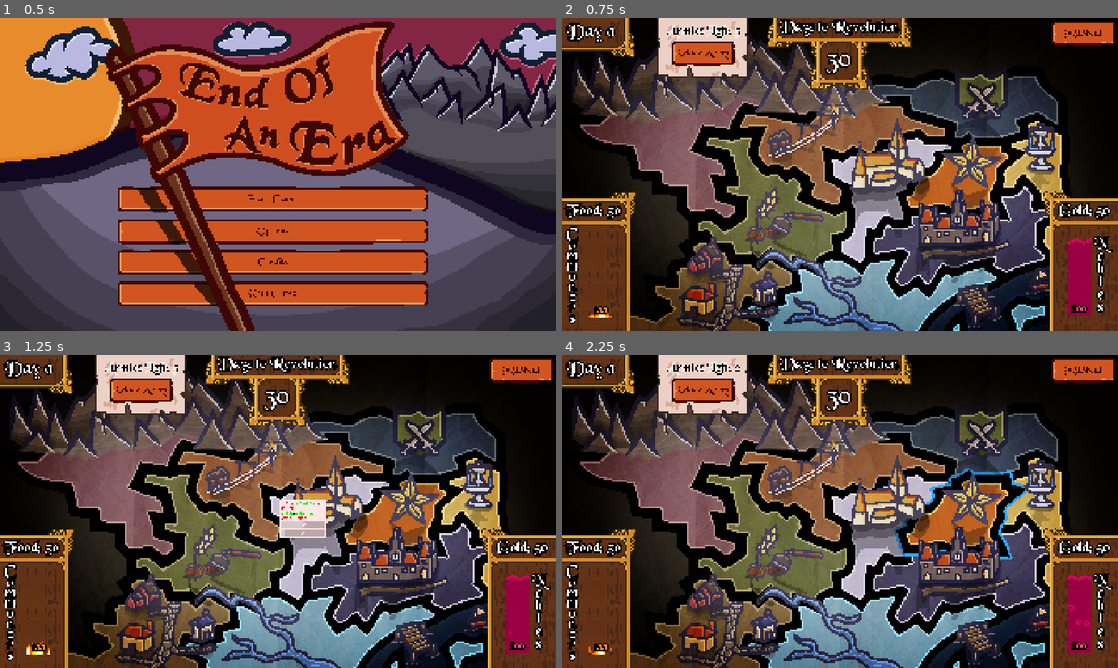
Above: before the commit, frames 1-4 (two rows, left to right).
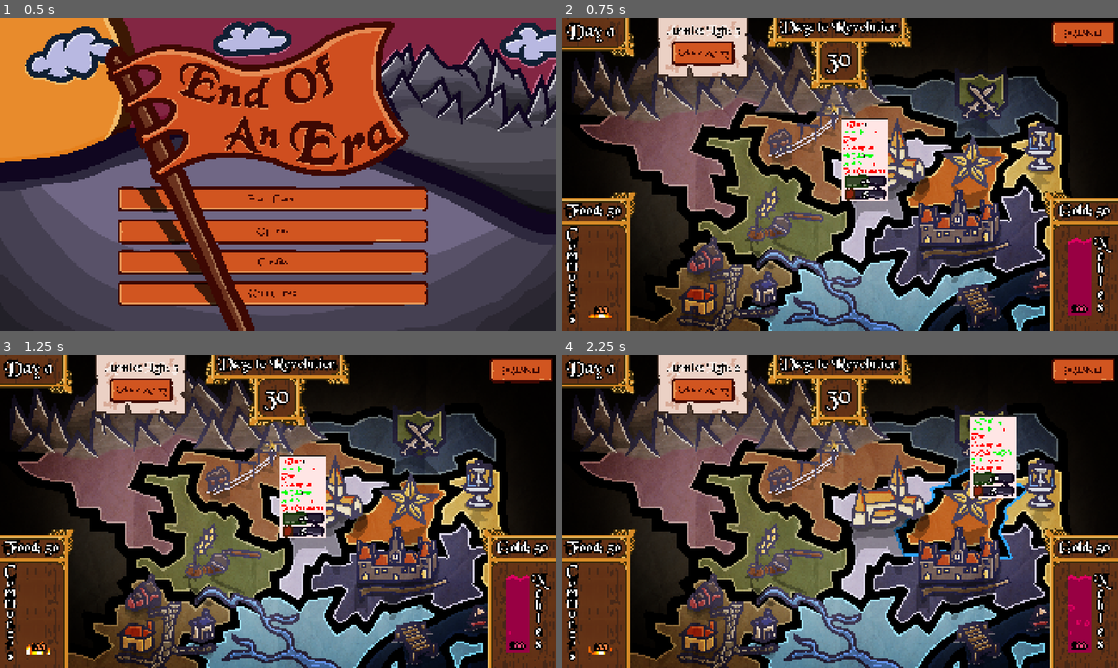
Above: after the commit, the same moments.

Repository: Orangechrisy/gmtk-game-jam-2026
Game: Godot game, scene res://Map/map.tscn
The game is run twice, just before and just after one commit, with the same random seed, the same clock (stepped at 60 frames per second) and the same inputs. Sound files missing from this copy of the repository are replaced by a short silence.
Inputs (mouse positions are in pixels of both pictures, inside the frame that each line leads up to):
- Up to frame 1 (0.5 s): no input
- Up to frame 2 (0.75 s): click "Start Game" at 0.5 s
- Up to frame 3 (1.25 s): no input
- Up to frame 4 (2.25 s): click "Place Army" at 1.25 s; move the mouse to (962, 495) at 2.02 s; click (962, 495) at 2.17 s

Frame 1 is identical in both runs. In frame 2, 2.2% of the frame differs, in the area x 50-59%, y 32-59%; in frame 3, 1.9%; in frame 4, 2.2%.

Commit message:
tooltip bars

Diff:
--- a/Map/province_tooltip.tscn
+++ b/Map/province_tooltip.tscn
@@ -2,9 +2,20 @@
 
 [ext_resource type="Script" uid="uid://bt8ta7yn2h0aa" path="res://Map/province_tooltip.gd" id="1_xjqa8"]
 [ext_resource type="Texture2D" uid="uid://vnlwl2v8hrfd" path="res://Assets/popuprect.png" id="2_86hd7"]
+[ext_resource type="Theme" uid="uid://cqeqtwae5syvw" path="res://base_theme.tres" id="3_m61pn"]
+[ext_resource type="Texture2D" uid="uid://cnpcybiart46n" path="res://Assets/fervor progress.png" id="4_7jag6"]
+
+[sub_resource type="StyleBoxTexture" id="StyleBoxTexture_b6ne8"]
+texture = ExtResource("4_7jag6")
+texture_margin_left = 18.0
+texture_margin_top = 15.0
+texture_margin_right = 18.0
+texture_margin_bottom = 15.0
+expand_margin_left = 2.0
+expand_margin_top = 5.0
+expand_margin_bottom = 5.0
 
 [node name="ProvinceTooltip" type="Control" unique_id=1231974182]
-modulate = Color(1, 1, 1, 0)
 layout_mode = 3
 anchors_preset = 15
 anchor_right = 1.0
@@ -42,12 +53,13 @@
 
 [node name="VBoxContainer" type="VBoxContainer" parent="PanelContainer/MarginContainer" unique_id=689660301]
 layout_mode = 2
+theme = ExtResource("3_m61pn")
 
 [node name="Food" type="RichTextLabel" parent="PanelContainer/MarginContainer/VBoxContainer" unique_id=358052700]
 unique_name_in_owner = true
 layout_mode = 2
 theme_override_colors/default_color = Color(0, 0, 0, 1)
-theme_override_font_sizes/normal_font_size = 12
+theme_override_font_sizes/normal_font_size = 20
 bbcode_enabled = true
 text = "Food"
 fit_content = true
@@ -56,17 +68,27 @@
 unique_name_in_owner = true
 layout_mode = 2
 theme_override_colors/default_color = Color(0, 0, 0, 1)
-theme_override_font_sizes/normal_font_size = 12
+theme_override_font_sizes/normal_font_size = 20
 bbcode_enabled = true
 text = "Gold"
 fit_content = true
 
 [node name="Loyalty" type="ProgressBar" parent="PanelContainer/MarginContainer/VBoxContainer" unique_id=755866566]
 unique_name_in_owner = true
+custom_maximum_size = Vector2(-1, 40)
 layout_mode = 2
+theme_override_colors/font_outline_color = Color(0, 0, 0, 1)
+theme_override_constants/outline_size = 15
+theme_override_font_sizes/font_size = 20
 step = 0.1
+value = 50.0
 
 [node name="Fervor" type="ProgressBar" parent="PanelContainer/MarginContainer/VBoxContainer" unique_id=734731094]
 unique_name_in_owner = true
+custom_maximum_size = Vector2(-1, 40)
 layout_mode = 2
+theme_override_constants/outline_size = 15
+theme_override_font_sizes/font_size = 20
+theme_override_styles/fill = SubResource("StyleBoxTexture_b6ne8")
 step = 0.1
+value = 50.0
--- a/base_theme.tres
+++ b/base_theme.tres
@@ -4,6 +4,8 @@
 [ext_resource type="Texture2D" uid="uid://b2phesvhax72f" path="res://Assets/button_hover.png" id="2_11awm"]
 [ext_resource type="Texture2D" uid="uid://ds6g7o6ocdeux" path="res://Assets/button.png" id="2_hjn8r"]
 [ext_resource type="Texture2D" uid="uid://1xi7fvnhpws3" path="res://Assets/button_press.png" id="4_4luo7"]
+[ext_resource type="Texture2D" uid="uid://bdyifoxmxf3vn" path="res://Assets/bg progress.png" id="5_ugfru"]
+[ext_resource type="Texture2D" uid="uid://hgcyc42a6pge" path="res://Assets/loyalty progress.png" id="6_qe7yt"]
 
 [sub_resource type="StyleBoxTexture" id="StyleBoxTexture_h3p52"]
 texture = ExtResource("2_11awm")
@@ -48,6 +50,25 @@
 expand_margin_bottom = 2.0
 
 [sub_resource type="StyleBoxEmpty" id="StyleBoxEmpty_6qegq"]
+
+[sub_resource type="StyleBoxTexture" id="StyleBoxTexture_hugk6"]
+texture = ExtResource("5_ugfru")
+texture_margin_left = 18.0
+texture_margin_top = 20.0
+texture_margin_right = 18.0
+texture_margin_bottom = 20.0
+expand_margin_top = 2.0
+expand_margin_bottom = 1.0
+
+[sub_resource type="StyleBoxTexture" id="StyleBoxTexture_1k4t5"]
+texture = ExtResource("6_qe7yt")
+texture_margin_left = 18.0
+texture_margin_top = 15.0
+texture_margin_right = 18.0
+texture_margin_bottom = 15.0
+expand_margin_left = 2.0
+expand_margin_top = 5.0
+expand_margin_bottom = 5.0
 
 [sub_resource type="Image" id="Image_11awm"]
 data = {
@@ -99,6 +120,8 @@
 Label/fonts/font = ExtResource("1_6qegq")
 Label/styles/focus = SubResource("StyleBoxFlat_ju8y4")
 Label/styles/normal = SubResource("StyleBoxEmpty_6qegq")
+ProgressBar/styles/background = SubResource("StyleBoxTexture_hugk6")
+ProgressBar/styles/fill = SubResource("StyleBoxTexture_1k4t5")
 RichTextLabel/colors/default_color = Color(1, 1, 1, 1)
 RichTextLabel/colors/font_outline_color = Color(0, 0, 0, 1)
 RichTextLabel/colors/font_selected_color = Color(0, 0, 0, 0)
Binary file added: Assets/bg progress.png
Not shown, added: Assets/bg progress.png.import
Binary file added: Assets/fervor progress.png
Not shown, added: Assets/fervor progress.png.import
Binary file added: Assets/loyalty progress.png
Not shown, added: Assets/loyalty progress.png.import
